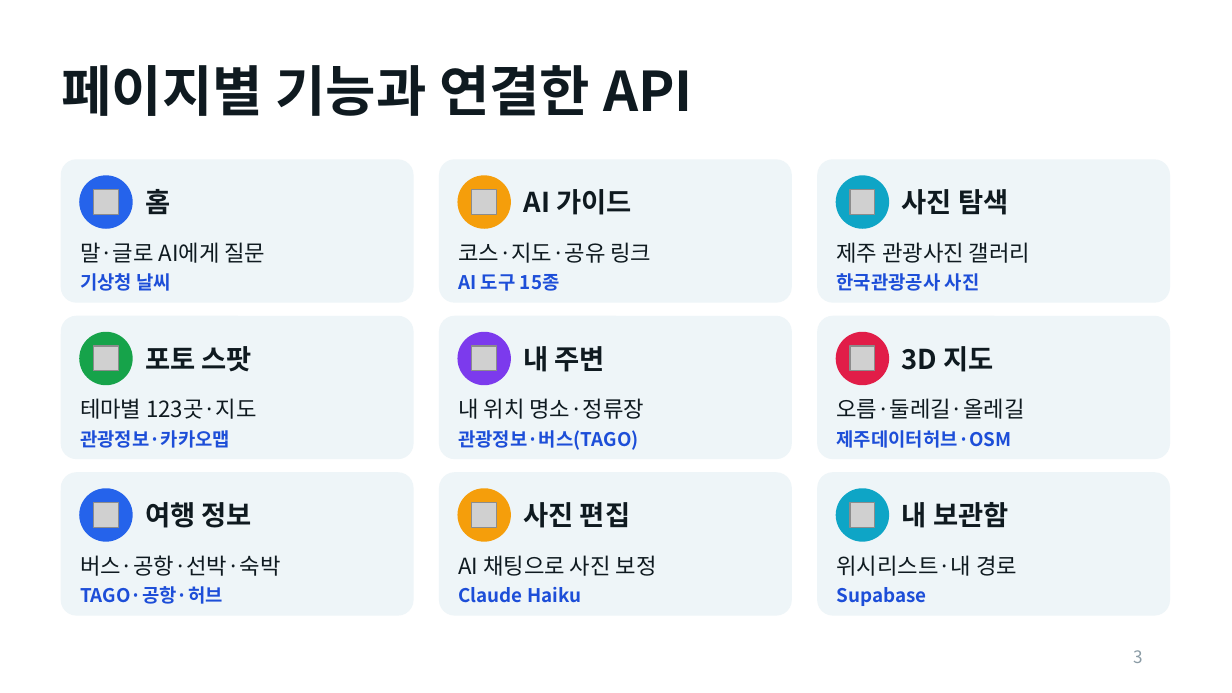
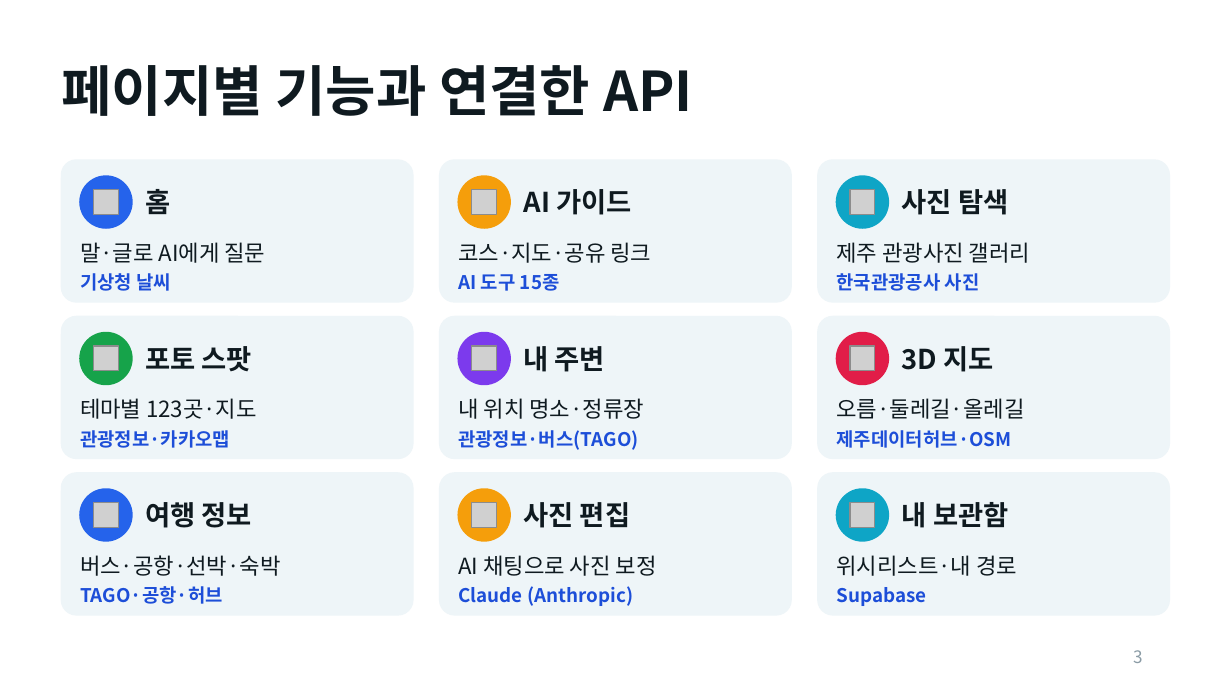
Before and after one commit to Yanghj3119/JNUproject, a slide deck: slide 3 of docs/제주픽-발표-확장판.pptx. Drawn at 1232x693 pixels with LibreOffice and Linux fonts; fonts in the diff are those of the drawing; grey boxes stand for pictures. Boxes give left, top, right and bottom in pixels: in the first picture for what was removed or moved away, otherwise in the second. Text is boxed around its words. In the diff, an @@ line names an element or a change of style, - is before the commit and + after.

```diff
--- a/docs/제주픽-발표-확장판.pptx
+++ b/docs/제주픽-발표-확장판.pptx
@@ text at bbox=[458, 586, 633, 606]: text changed @@
-Claude Haiku
+Claude (Anthropic)
```
Also in this commit, not shown: 4 other slides changed, 1 slide added, 4 other files.
